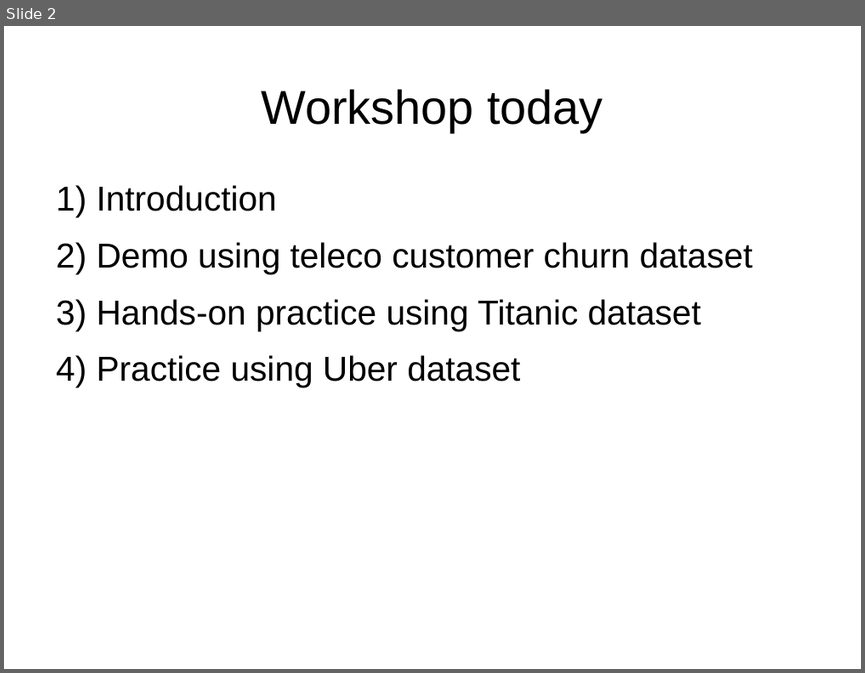
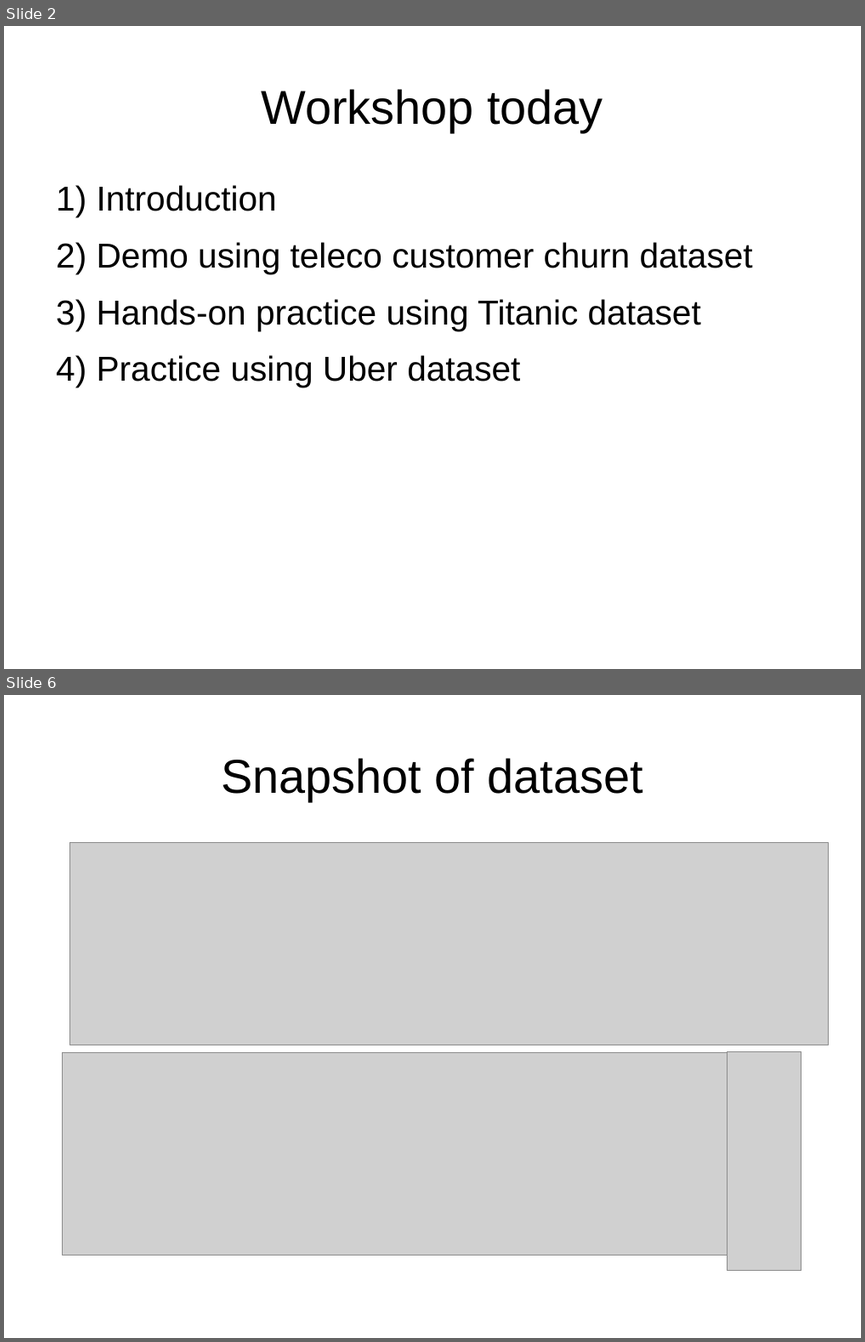
Before and after one commit to leexa90/ML_course_BII, a slide deck: opening_slides.odp. Shown one above the other, each under a label of ours: slide 2 before the commit, slides 2 and 6 after it; the slides between them are not shown. The pictures are 865x673 and 865x1342 pixels, drawn with LibreOffice and Linux fonts; fonts in the diff are those of the drawing; grey boxes stand for pictures. Boxes give left, top, right and bottom in pixels: in the first picture for what was removed or moved away, otherwise in the second. Text is boxed around its words. In the diff, an @@ line names an element or a change of style, - is before the commit and + after.

```diff
--- a/opening_slides.odp
+++ b/opening_slides.odp
@@ slide 6 added at [4,695,861,1338], background #FFFFFF @@
@@ title added at [221,758,643,801], 44 pt, text #000000 @@
+Snapshot of dataset
@@ picture added at [70,843,828,1045] @@
@@ picture added at [728,1051,801,1270] @@
@@ picture added at [63,1053,766,1255] @@
```
Also in this commit, not shown: 4 slides changed, 1 other file.
